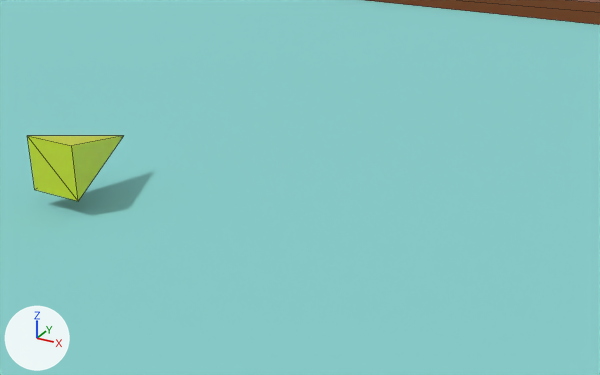
One commit to the COLLADA model scene.dae: the scene before it, then after it.
Both versions are drawn from a 50 mm camera at (133.3, -138.5, 92.7) aimed at (57.9, -1.3, 24.1). The lights are fixed; the arrows at lower left show +X, +Y and +Z. Mesh edges are drawn as thin lines. Where no turn or scale is listed for an object, it has been applied to the vertices.

Before the edit, the objects in view are built like this:
```python
me_cube = bpy.data.meshes.new('Cube')
me_cube.from_pydata(...)  # 36 vertices, 70 faces; spans x -420.0..420.0, y -270.0..270.0, z -10.0..19.0
# faces by material slot: [68, 2]
me_cube.materials.append(mat_bois)  # brown #7f3d0c
me_cube.materials.append(mat_blanc)  # cyan #88d1cf
me_cube_001 = bpy.data.meshes.new('Cube.001')
me_cube_001.from_pydata([(-6.7, -12.3, 13.3), (0.0, 12.3, 20.0), (6.7, -12.3, 13.3), (-6.7, -12.3, 26.7), (6.7, -12.3, 26.7)], [], [(3, 0, 2), (3, 1, 0), (1, 4, 2), (0, 1, 2), (4, 1, 3), (4, 3, 2)])
me_cube_001.materials.append(mat_tortue1)  # yellow #d5df1a
ob_plateau = bpy.data.objects.new('Plateau', me_cube)
ob_plateau.location = (0.0, 0.0, 0.0)
ob_tortue1 = bpy.data.objects.new('Tortue1', me_cube_001)
ob_tortue1.location = (0.0, 0.0, 0.9)
```
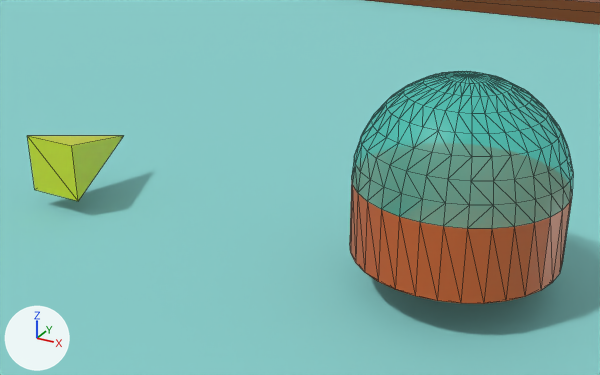
Diff of the bpy script that builds the scene:
```diff
--- a/scene.dae.py
+++ b/scene.dae.py
@@ mat_plastique @@
+mat_plastique = principled_material('Plastique')
+mat_plastique.base_color = (0.64, 0.103, 0.0129)  # orange #d15a1e
+mat_plastique.roughness = 0.44
@@ mat_verre @@
+mat_verre = principled_material('Verre')
+mat_verre.base_color = (0.00694, 0.64, 0.502)  # cyan #14d1bc
+mat_verre.roughness = 0.44
+mat_verre.alpha = 0.508
@@ me_sphere @@
+me_sphere.from_pydata(...)  # 289 vertices, 574 faces; spans x -20.0..20.0, y -20.0..20.0, z -14.3..20.0
+# faces by material slot: [94, 480]
+me_sphere.materials.append(mat_plastique)  # orange #d15a1e
+me_sphere.materials.append(mat_verre)  # cyan #14d1bc
@@ ob_sphere @@
+ob_sphere = bpy.data.objects.new('Sphere', me_sphere)
+ob_sphere.location = (90.9, 0.0, 32.1)
```

Where the change shows, as pixel boxes (x1, y1, x2, y2) in the pictures (600 x 375 px):
'Sphere', added: after (350, 71, 573, 304)
    faces in mat_verre (cyan #14d1bc): (352, 71, 573, 229)
    faces in mat_plastique (orange #d15a1e): (350, 176, 572, 304)
